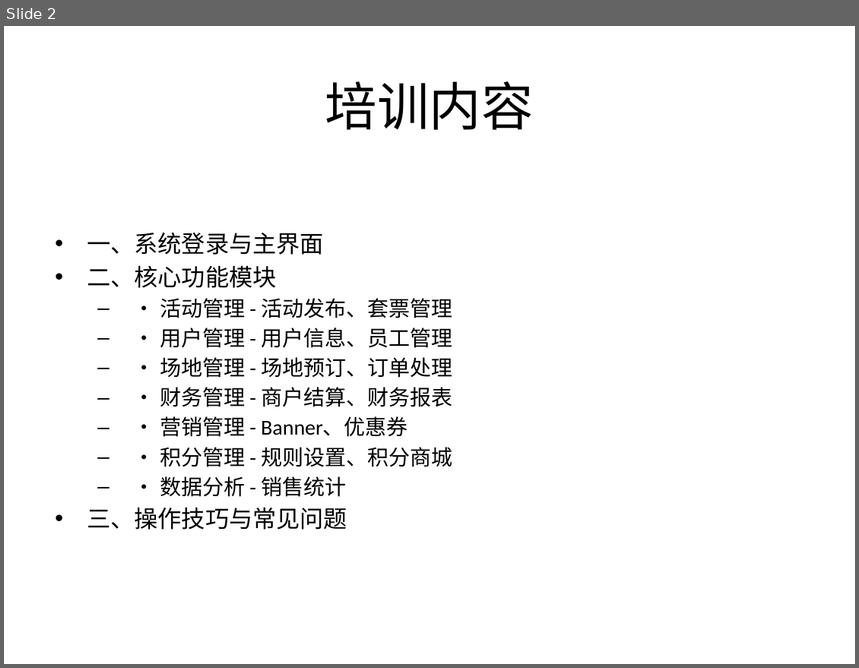
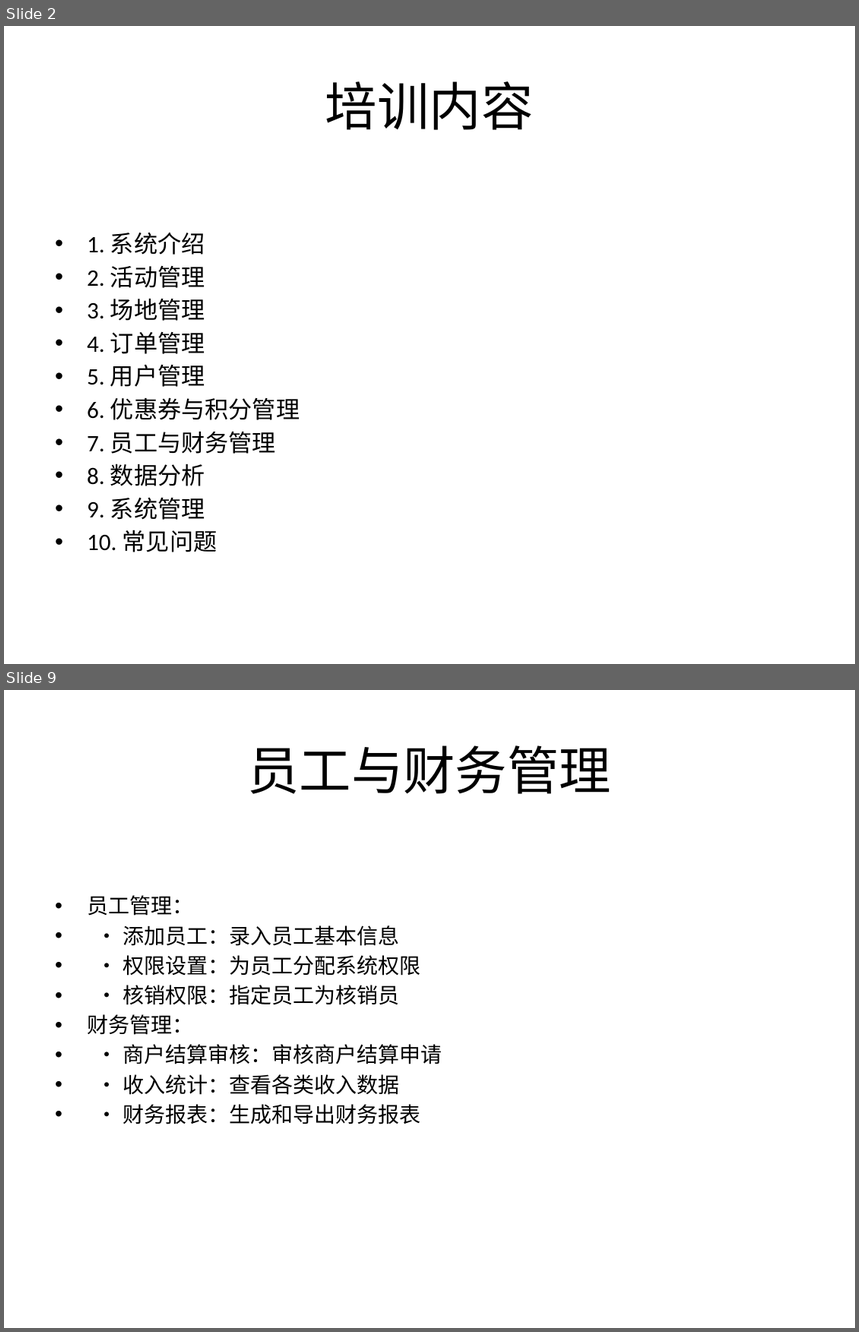
Before and after one commit to ctrlaomao/bjstarfish, a slide deck: 非雪季系统培训PPT.pptx. Shown one above the other, each under a label of ours: slide 2 before the commit, slides 2 and 9 after it; the slides between them are not shown. The pictures are 859x668 and 859x1332 pixels, drawn with LibreOffice and Linux fonts; fonts in the diff are those of the drawing. Boxes give left, top, right and bottom in pixels: in the first picture for what was removed or moved away, otherwise in the second. Text is boxed around its words. In the diff, an @@ line names an element or a change of style, - is before the commit and + after.

```diff
--- a/非雪季系统培训PPT.pptx
+++ b/非雪季系统培训PPT.pptx
@@ slide 9 added at [4, 690, 855, 1328], background #FFFFFF @@
@@ title added at [247, 745, 611, 794], 44 pt, text #000000 @@
+员工与财务管理
@@ text added at [87, 895, 442, 1125], 18 pt, text #000000 @@
+• 员工管理：
+• • 添加员工：录入员工基本信息
+• • 权限设置：为员工分配系统权限
+• • 核销权限：指定员工为核销员
+• 财务管理：
+• • 商户结算审核：审核商户结算申请
+• • 收入统计：查看各类收入数据
+• • 财务报表：生成和导出财务报表
@@ slide 2 changed as well @@
@@ text at [87, 233, 300, 553]: text changed; size 18 to 20 pt @@
-• 一、系统登录与主界面
-• 二、核心功能模块
-  – • 活动管理 - 活动发布、套票管理
-  – • 用户管理 - 用户信息、员工管理
-  – • 场地管理 - 场地预订、订单处理
-  – • 财务管理 - 商户结算、财务报表
-  – • 营销管理 - Banner、优惠券
-  – • 积分管理 - 规则设置、积分商城
-  – • 数据分析 - 销售统计
-• 三、操作技巧与常见问题
+• 1. 系统介绍
+• 2. 活动管理
+• 3. 场地管理
+• 4. 订单管理
+• 5. 用户管理
+• 6. 优惠券与积分管理
+• 7. 员工与财务管理
+• 8. 数据分析
+• 9. 系统管理
+• 10. 常见问题
```
Also in this commit, not shown: 3 other slides changed, 8 other slides added, 6 slides removed, 34 other files.
